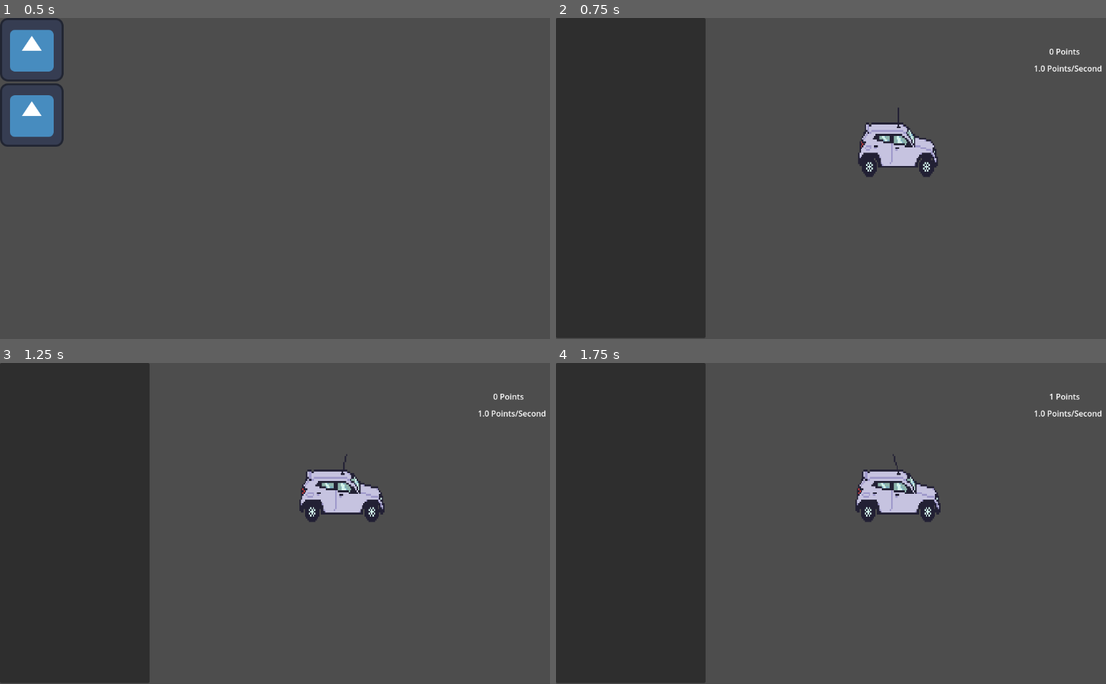
Above: before the commit, frames 1-4 (two rows, left to right).
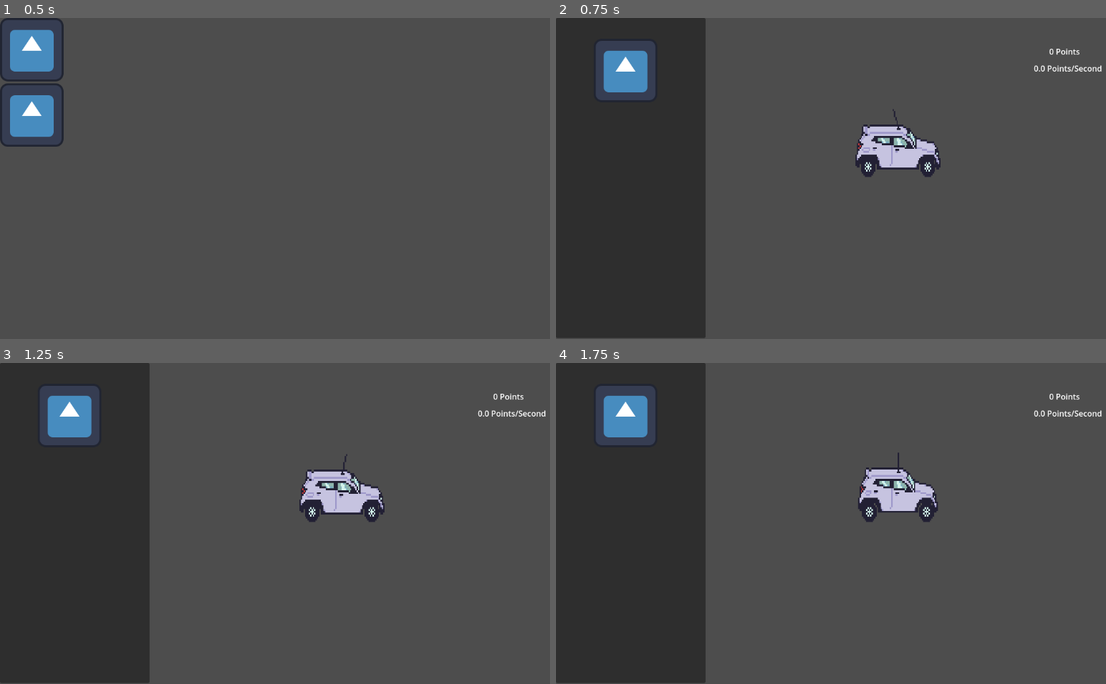
Above: after the commit, the same moments.

Repository: hhsoares/fofaoclicks
Game: Godot game, scene res://scenes/menu.tscn
Same seed, same stepped clock (60 frames per second), same inputs: the game is played once before the commit and once after it. The engine's default icon, where the game draws it, is replaced by a stand-in: a white triangle on a blue panel in a dark square.
Inputs (mouse positions are in pixels of both pictures, inside the frame that each line leads up to):
- Up to frame 1 (0.5 s): no input
- Up to frame 2 (0.75 s): click (710, 50) at 0.5 s
- Up to frame 3 (1.25 s): no input
- Up to frame 4 (1.75 s): click (627, 414) at 1.27 s

Frame 1 is identical in both runs. In frame 2, 2.9% of the frame differs, in the area x 7-88%, y 7-50%; in frame 3, 2.0%; in frame 4, 2.9%, in the area x 7-91%, y 7-50%.

Commit message:
added upgrade button

Diff:
--- a/scenes/main.tscn
+++ b/scenes/main.tscn
@@ -1,8 +1,9 @@
-[gd_scene load_steps=10 format=3 uid="uid://bkbrcw0s7sfiu"]
+[gd_scene load_steps=11 format=3 uid="uid://bkbrcw0s7sfiu"]
 
 [ext_resource type="Script" uid="uid://ckbd4lsw1t0bv" path="res://scripts/main.gd" id="1_0wfyh"]
 [ext_resource type="Texture2D" uid="uid://d27v33g1y0yuf" path="res://assets/kwid.png" id="1_o5qli"]
 [ext_resource type="Script" uid="uid://clb7xq6wd08yf" path="res://scripts/truck.gd" id="2_sugp2"]
+[ext_resource type="Texture2D" uid="uid://bm127g6fta2wf" path="res://icon.svg" id="4_jyhfs"]
 
 [sub_resource type="AtlasTexture" id="AtlasTexture_0wfyh"]
 atlas = ExtResource("1_o5qli")
@@ -55,7 +56,7 @@
 position = Vector2(688.5, 247.25)
 scale = Vector2(2.671875, 3.8076923)
 sprite_frames = SubResource("SpriteFrames_tefeu")
-frame_progress = 0.021333946
+frame_progress = 0.32492864
 
 [node name="CollisionShape2D" type="CollisionShape2D" parent="Truck"]
 position = Vector2(693, 266.5)
@@ -64,6 +65,14 @@
 [node name="Panel" type="Panel" parent="."]
 offset_right = 301.0
 offset_bottom = 646.0
+
+[node name="TextureButton" type="TextureButton" parent="Panel"]
+layout_mode = 0
+offset_left = 76.0
+offset_top = 42.0
+offset_right = 204.0
+offset_bottom = 170.0
+texture_normal = ExtResource("4_jyhfs")
 
 [node name="PointsLabel" type="Label" parent="."]
 offset_left = 993.0
@@ -78,3 +87,5 @@
 offset_right = 1095.0
 offset_bottom = 113.0
 text = "0 Points / Second"
+
+[connection signal="pressed" from="Panel/TextureButton" to="." method="_on_texture_button_pressed"]
--- a/scripts/global.gd
+++ b/scripts/global.gd
@@ -1,4 +1,4 @@
 extends Node
 
 var points = 0
-var points_per_second: float = 1.0
+var points_per_second: float = 0.0
--- a/scripts/main.gd
+++ b/scripts/main.gd
@@ -2,5 +2,16 @@
 
 @onready var points_label: Label = $PointsLabel
 
+const UPGRADE_COST := 50
+
 func _ready() -> void:
-	print(Global.points)
+	update_points_label()
+
+func _on_texture_button_pressed() -> void:
+	if Global.points >= UPGRADE_COST:
+		Global.points -= UPGRADE_COST
+		Global.points_per_second += 1.0
+		update_points_label()
+
+func update_points_label() -> void:
+	points_label.text = "%d Points" % int(Global.points)
